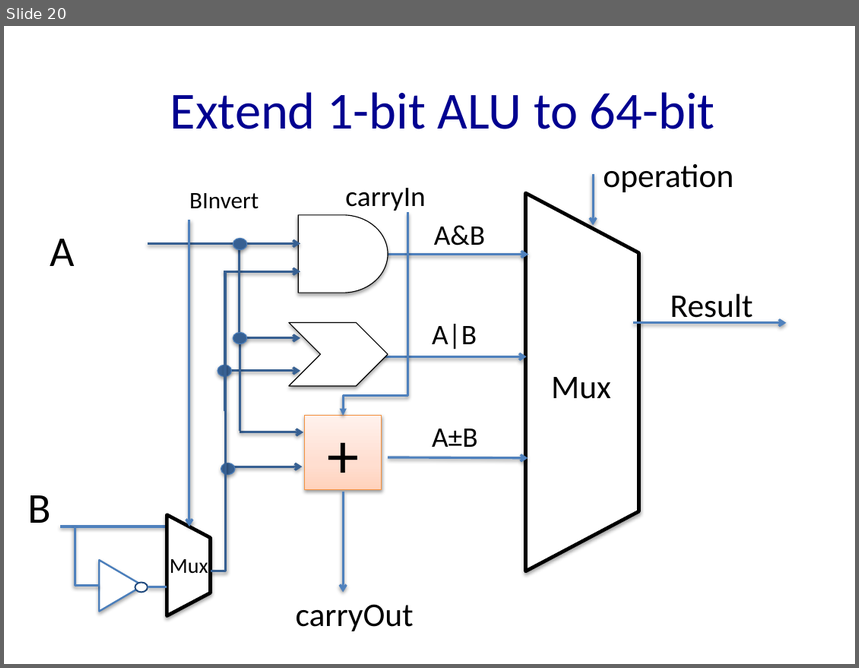
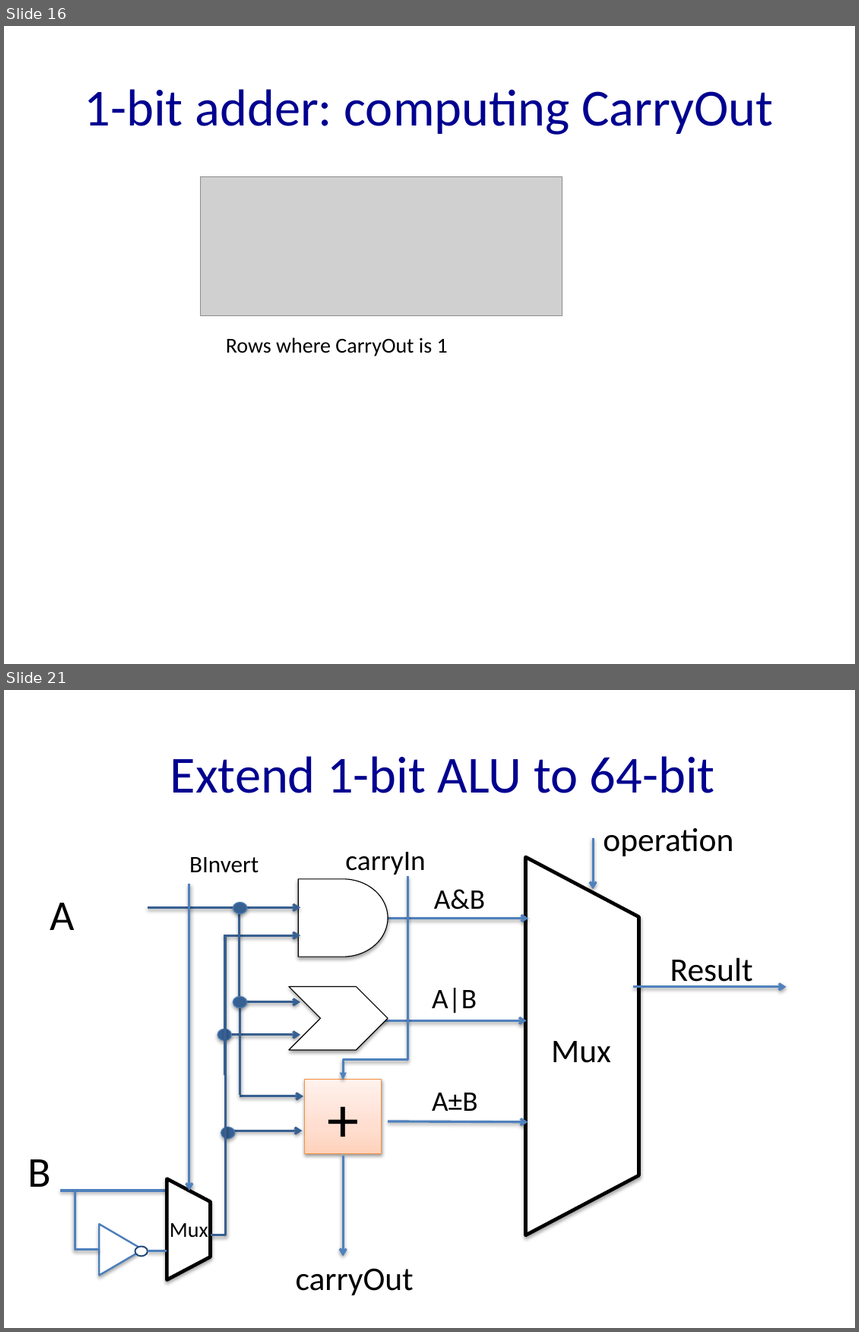
Before and after one commit to NYU-CSO/nyu-cso.github.io, a slide deck: notes/arch-alu.pptx. Shown one above the other, each under a label of ours: slide 20 before the commit, slides 16 and 21 after it; the slides between them are not shown. The pictures are 859x668 and 859x1332 pixels, drawn with LibreOffice and Linux fonts; fonts in the diff are those of the drawing; grey boxes stand for pictures. Boxes give left, top, right and bottom in pixels: in the first picture for what was removed or moved away, otherwise in the second. Text is boxed around its words. In the diff, an @@ line names an element or a change of style, - is before the commit and + after.

```diff
--- a/notes/arch-alu.pptx
+++ b/notes/arch-alu.pptx
@@ slide 16 added at [4,26,855,664], background #FFFFFF @@
@@ title added at [85,89,773,135], 44 pt, text #000090 @@
+1-bit adder: computing CarryOut
@@ picture added at [201,176,563,316] @@
@@ text added at [226,338,448,357], 18 pt, text #000000 @@
+Rows where CarryOut is 1
@@ what was slide 20 is now slide 21 @@
```
Also in this commit, not shown: 11 slides changed, 1 other slide added, 1 other file.
